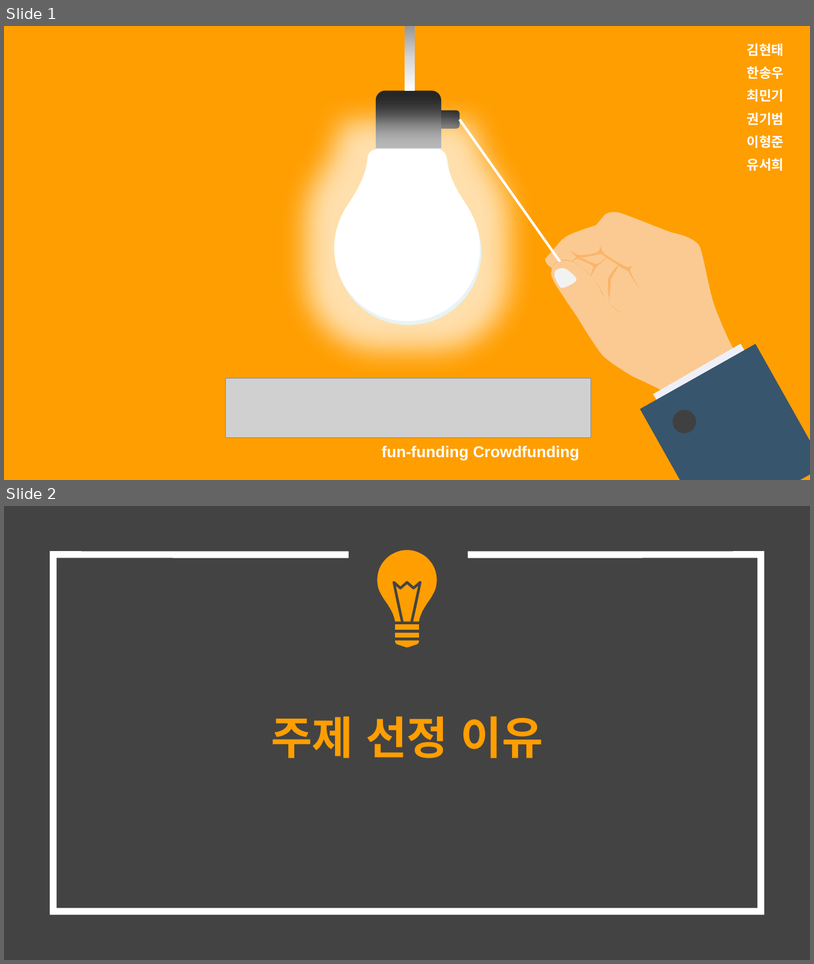
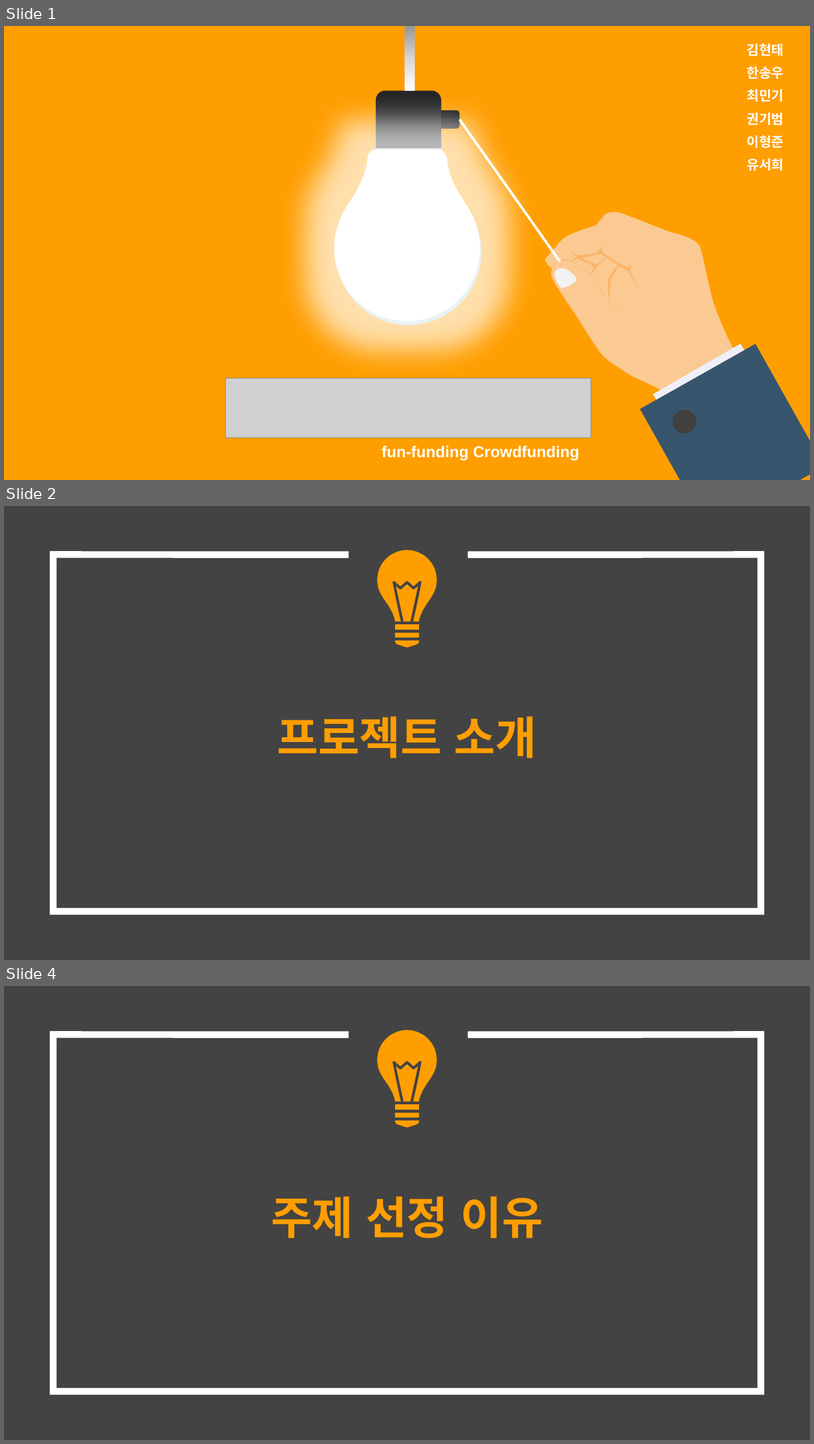
Before and after one commit to hhsw07/ezen-academy-projects, a slide deck: 0 발표용 파워포인트/project06 - 파워포인트 종합.pptx. Shown one above the other, each under a label of ours: slides 1 and 2 before the commit, slides 1, 2 and 4 after it; the slides between them are not shown. The pictures are 814x964 and 814x1444 pixels, drawn with LibreOffice and Linux fonts; fonts in the diff are those of the drawing; grey boxes stand for pictures. Boxes give left, top, right and bottom in pixels: in the first picture for what was removed or moved away, otherwise in the second. Text is boxed around its words. In the diff, an @@ line names an element or a change of style, - is before the commit and + after.

```diff
--- a/0 발표용 파워포인트/project06 - 파워포인트 종합.pptx
+++ b/0 발표용 파워포인트/project06 - 파워포인트 종합.pptx
@@ slide 2 added at <box>4,506,810,960</box>, background #434343; not listed: 1 template element that a slide beside it also shows @@
@@ group added at <box>377,550,437,648</box>: 5 freeform shapes @@
@@ title added at <box>278,716,537,758</box>, 40 pt, text #FF9E00, bold @@
+프로젝트 소개
@@ what was slide 2 is now slide 4 @@
```
Also in this commit, not shown: 3 slides changed, 1 other slide added.
